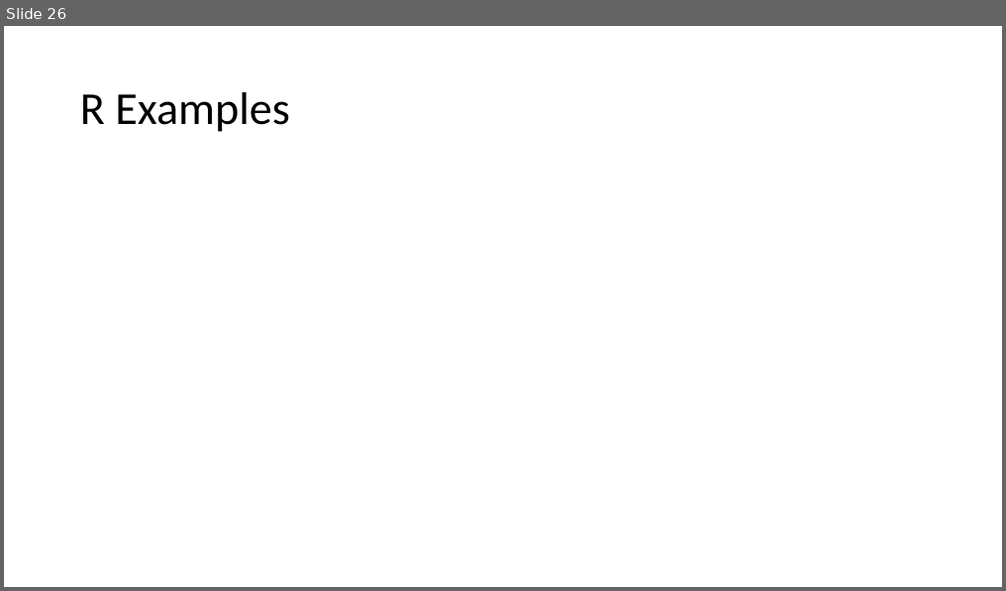
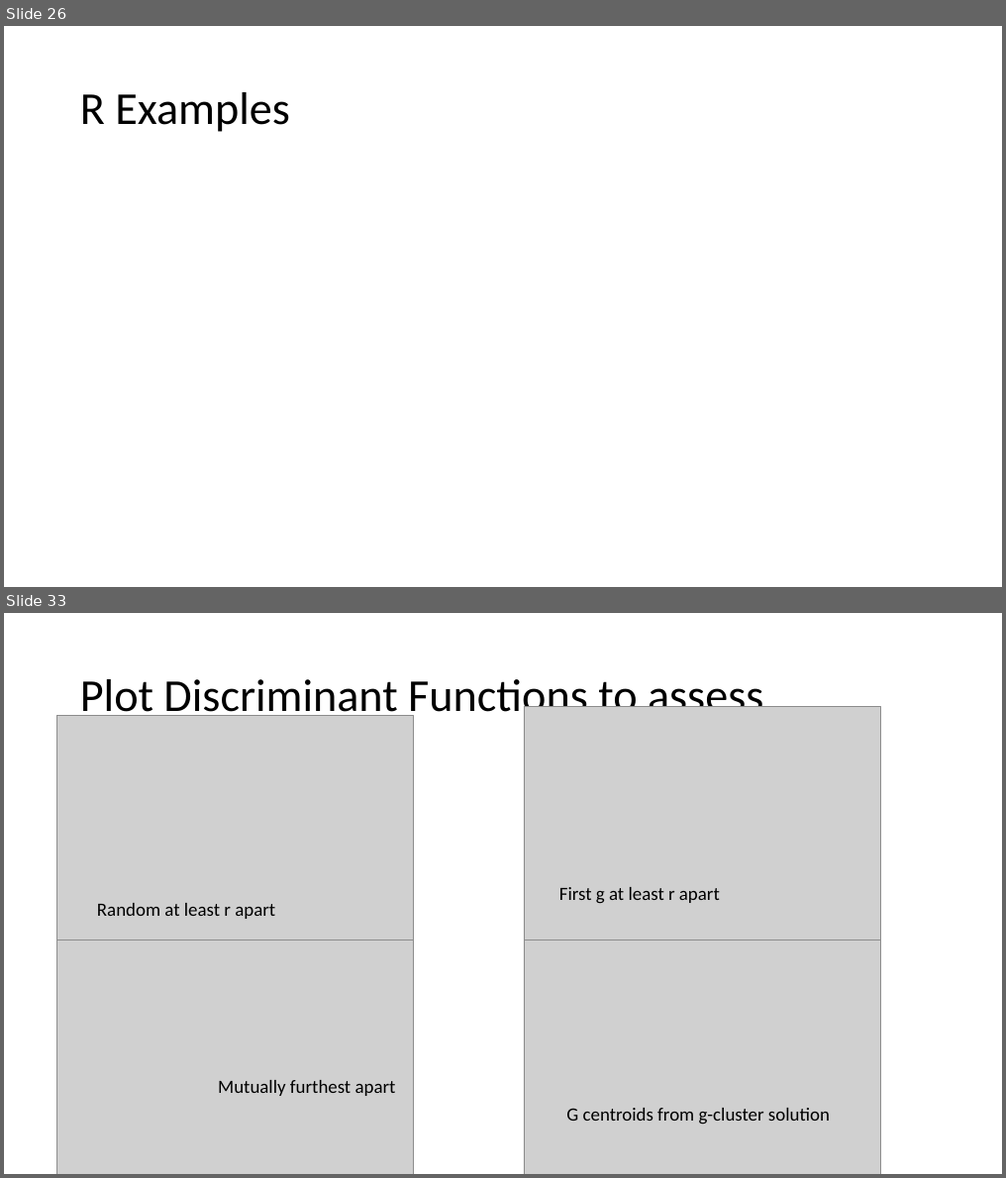
Before and after one commit to hunter-stats/stat717-class-materials, a slide deck: Class 11 Clustering.pptx. Shown one above the other, each under a label of ours: slide 26 before the commit, slides 26 and 33 after it; the slides between them are not shown. The pictures are 1006x591 and 1006x1178 pixels, drawn with LibreOffice and Linux fonts; fonts in the diff are those of the drawing; grey boxes stand for pictures. Boxes give left, top, right and bottom in pixels: in the first picture for what was removed or moved away, otherwise in the second. Text is boxed around its words. In the diff, an @@ line names an element or a change of style, - is before the commit and + after.

```diff
--- a/Class 11 Clustering.pptx
+++ b/Class 11 Clustering.pptx
@@ slide 33 added at <box>4,613,1002,1174</box>, background #FFFFFF @@
@@ title added at <box>80,673,763,723</box>, 44 pt, text #000000 @@
+Plot Discriminant Functions to assess
@@ picture added at <box>56,715,414,950</box> @@
@@ picture added at <box>524,707,880,941</box> @@
@@ text added at <box>97,903,275,919</box>, 18 pt, text #000000 @@
+Random at least r apart
@@ text added at <box>559,887,720,903</box>, 18 pt, text #000000 @@
+First g at least r apart
@@ picture added at <box>56,940,414,1174</box> @@
@@ picture added at <box>524,940,880,1174</box> @@
@@ text added at <box>218,1080,396,1096</box>, 18 pt, text #000000 @@
+Mutually furthest apart
@@ text added at <box>566,1108,830,1125</box>, 18 pt, text #000000 @@
+G centroids from g-cluster solution
```
Also in this commit, not shown: 1 slide changed, 5 other slides added.
